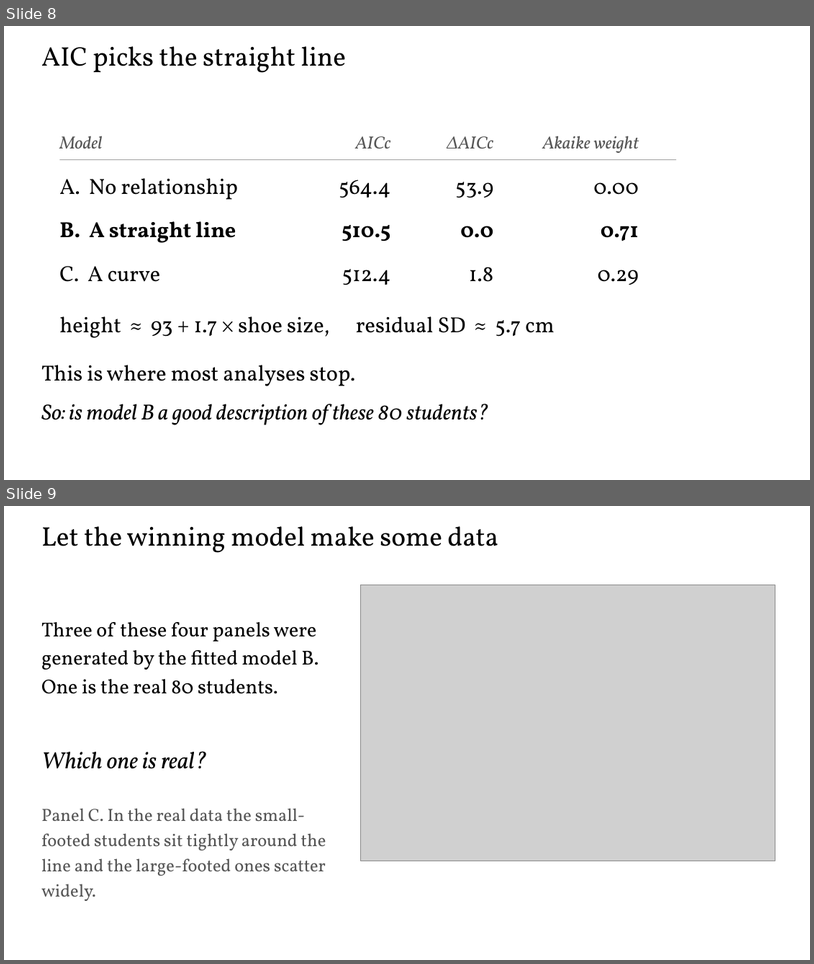
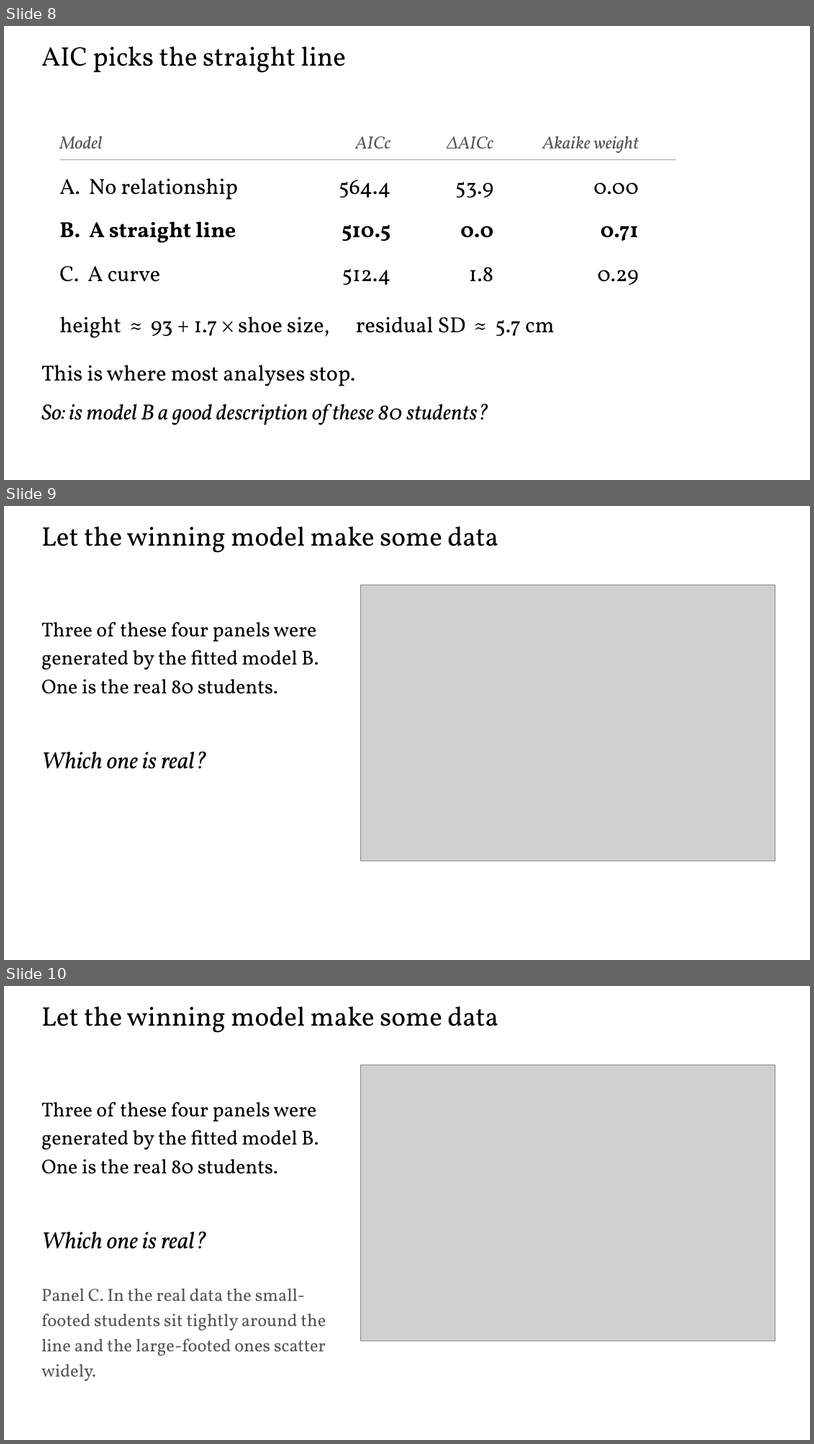
Before and after one commit to FAU-Paleo/apw_2026, a slide deck: docs/data/timeseries/Model adequacy.pptx. Shown one above the other, each under a label of ours: slides 8 and 9 before the commit, slides 8, 9 and 10 after it. The pictures are 814x964 and 814x1444 pixels, drawn with LibreOffice and Linux fonts; fonts in the diff are those of the drawing; grey boxes stand for pictures. Boxes give left, top, right and bottom in pixels: in the first picture for what was removed or moved away, otherwise in the second. Text is boxed around its words. In the diff, an @@ line names an element or a change of style, - is before the commit and + after.

Commit message:
updates some of the slides

```diff
--- a/docs/data/timeseries/Model adequacy.pptx
+++ b/docs/data/timeseries/Model adequacy.pptx
@@ slide 9 added at <box>4,506,810,960</box>, background #FFFFFF @@
@@ text added at <box>41,526,499,553</box>, 32 pt, text #000000 @@
+Let the winning model make some data
@@ picture added at <box>361,584,775,860</box> @@
@@ text added at <box>41,622,319,694</box>, 24 pt, text #000000 @@
+Three of these four panels were generated by the fitted model B. One is the real 80 students.
@@ text added at <box>41,751,207,769</box>, 28 pt, text #000000, italic @@
+Which one is real?
@@ what was slide 9 is now slide 10 @@
```
Also in this commit, not shown: 2 other files.
